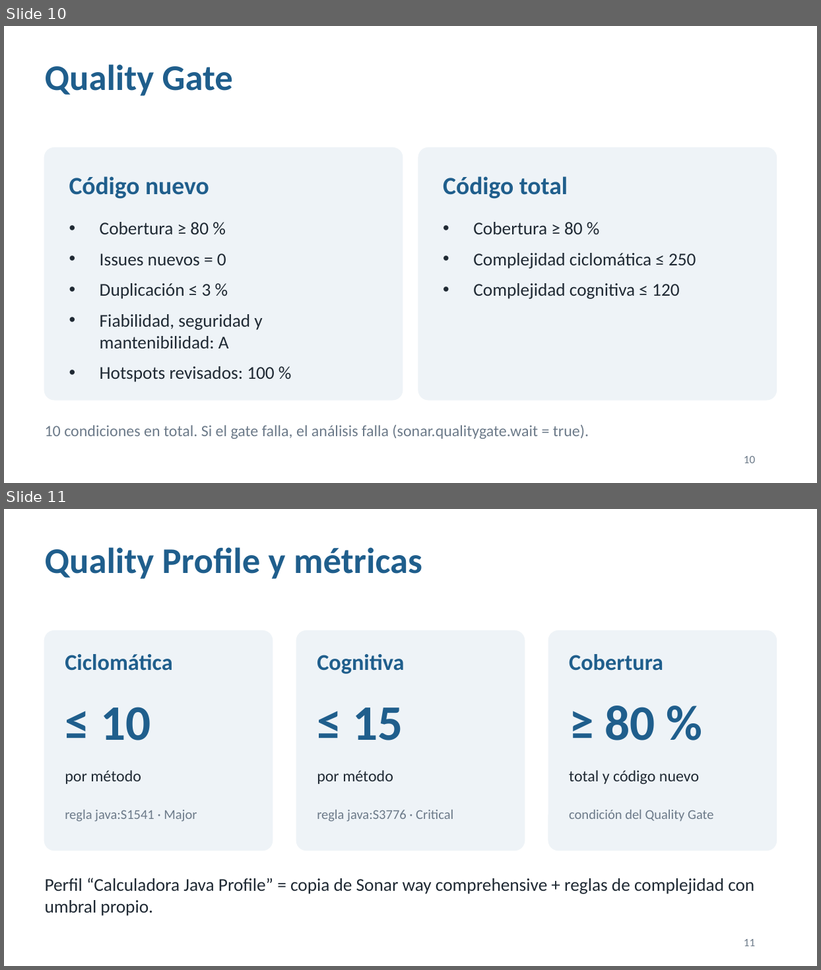
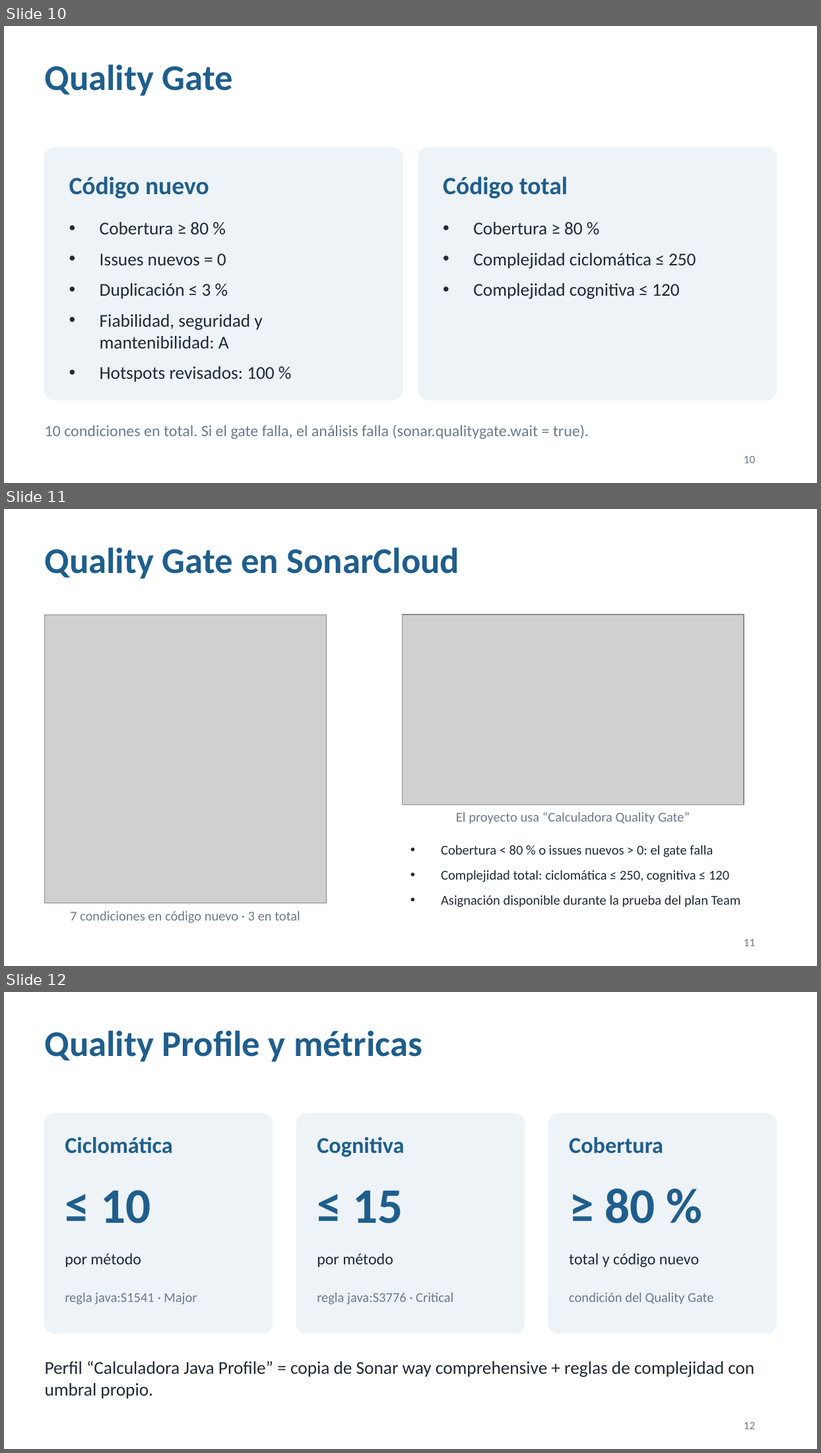
Before and after one commit to carolinacardonaUdeA/calidad-software, a slide deck: docs/Presentacion_Calidad_Calculadora.pptx. Shown one above the other, each under a label of ours: slides 10 and 11 before the commit, slides 10, 11 and 12 after it. The pictures are 821x970 and 821x1453 pixels, drawn with LibreOffice and Linux fonts; fonts in the diff are those of the drawing; grey boxes stand for pictures. Boxes give left, top, right and bottom in pixels: in the first picture for what was removed or moved away, otherwise in the second. Text is boxed around its words. In the diff, an @@ line names an element or a change of style, - is before the commit and + after.

Commit message:
organizacion sonar main

```diff
--- a/docs/Presentacion_Calidad_Calculadora.pptx
+++ b/docs/Presentacion_Calidad_Calculadora.pptx
@@ slide 11 added at bbox=[4, 509, 817, 966], background #FFFFFF @@
@@ title added at bbox=[45, 547, 460, 579], 32 pt, text #1F5E8C, bold @@
+Quality Gate en SonarCloud
@@ picture added at bbox=[45, 615, 326, 904] @@
@@ picture added at bbox=[403, 615, 744, 805] @@
@@ text added at bbox=[456, 812, 690, 824], 12 pt, text #6C7A89 @@
+El proyecto usa “Calculadora Quality Gate”
@@ text added at bbox=[441, 845, 741, 908], 12 pt, text #1F2933 @@
+• Cobertura < 80 % o issues nuevos > 0: el gate falla
+• Complejidad total: ciclomática ≤ 250, cognitiva ≤ 120
+• Asignación disponible durante la prueba del plan Team
@@ text added at bbox=[70, 912, 300, 923], 12 pt, text #6C7A89 @@
+7 condiciones en código nuevo · 3 en total
@@ page number added at bbox=[744, 939, 755, 947], 10 pt, text #6C7A89 @@
+11
@@ what was slide 11 is now slide 12 @@
@@ page number at bbox=[744, 1422, 755, 1430]: text changed @@
-11
+12
```
Also in this commit, not shown: 2 slides changed, 6 other slides added, 4 other files.
